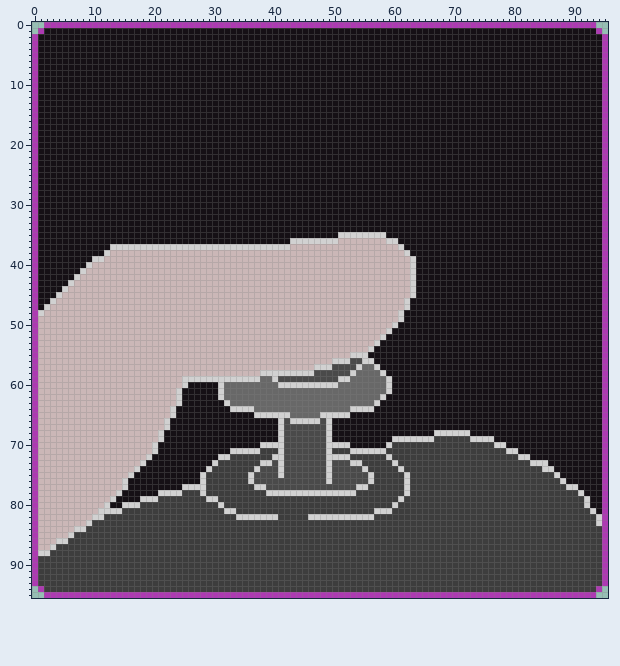
One commit to this sprite sheet: Resources/Images/information_1.png. This is how it looked before the edit.
The file is 192x192 pixels, drawn in blocks of 2x2; one block is one cell here. Colours within 5 levels of each other are drawn and written as one.
New version:
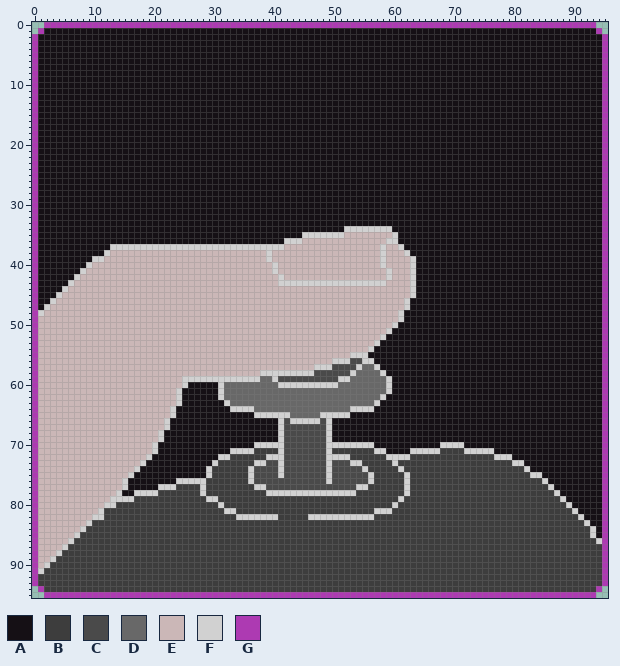
Palette (. is transparent): A #151015  B #3d3d3d  C #4a4a4a  D #686868  E #cbb7b7  F #d1d1d1  G #ad3ab2
Difference:
Changed rows in their new state; - is an unchanged pixel.
first column x 39:
34 -------------FFFFFFFF-
35 ------FFFFFF-EEEEEEEEF
36 ---F--EEEEEE----------
37 ---E---------------F--
38 F------------------F--
39 F------------------F--
40 -F-----------------F--
41 -F------------------F-
42 --F-----------------F-
43 --FFFFFFFFFFFFFFFFFF--
first column x 1:
68 ------------------------------------------------------------------AAAAAA----------------------
69 -----------------------------------------------------------AAAAAAAAAAAAAAAAA------------------
70 ------------------------------------F---------------FFFF--AAAAAAAAAFFFFAAAAAAA----------------
71 ------------------------------------B---------------BBBB--AAAAFFFFF----FFFFFAAAA--------------
72 --------------------------------------F--------------------FFF--------------FFFAAA------------
73 ------------------------------------F-C----------------------------------------FFAAAA---------
74 -----------------------------------FC--------------------------------------------FAAAA--------
75 ---------------------------AF-----------------------------------------------------FFAAA-------
76 -----------------------FFFF---------------------------------------------------------FAAA------
77 --------------------FFFBBBB----------------------------------------------------------FAAAA----
78 ----------------FFFFBBBB--------------------------------------------------------------FAAAA---
79 -------------FFFBBBB-------------------------------------------------------------------FAAAA--
80 ------------FBBBB-----------------------------------------------------------------------FAAA--
81 -----------BBB---------------------------------------------------------------------------FAAA-
82 ------------------------------------------------------------------------------------------FAAA
83 -------------------------------------------------------------------------------------------FAA
84 ------E-------------------------------------------------------------------------------------FA
85 -----EF-------------------------------------------------------------------------------------FA
86 ---EEF---------------------------------------------------------------------------------------F
87 --EEF-----------------------------------------------------------------------------------------
88 EEEF------------------------------------------------------------------------------------------
89 EEF-------------------------------------------------------------------------------------------
90 EF--------------------------------------------------------------------------------------------
91 F---------------------------------------------------------------------------------------------
Boxes around the changes in both pictures, in picture pixels (x1, y1, x2, y2):
changed: (266, 226, 398, 286)
changed: (350, 430, 602, 544)
changed: (248, 442, 272, 472)
changed: (104, 472, 212, 514)
changed: (38, 526, 80, 574)
